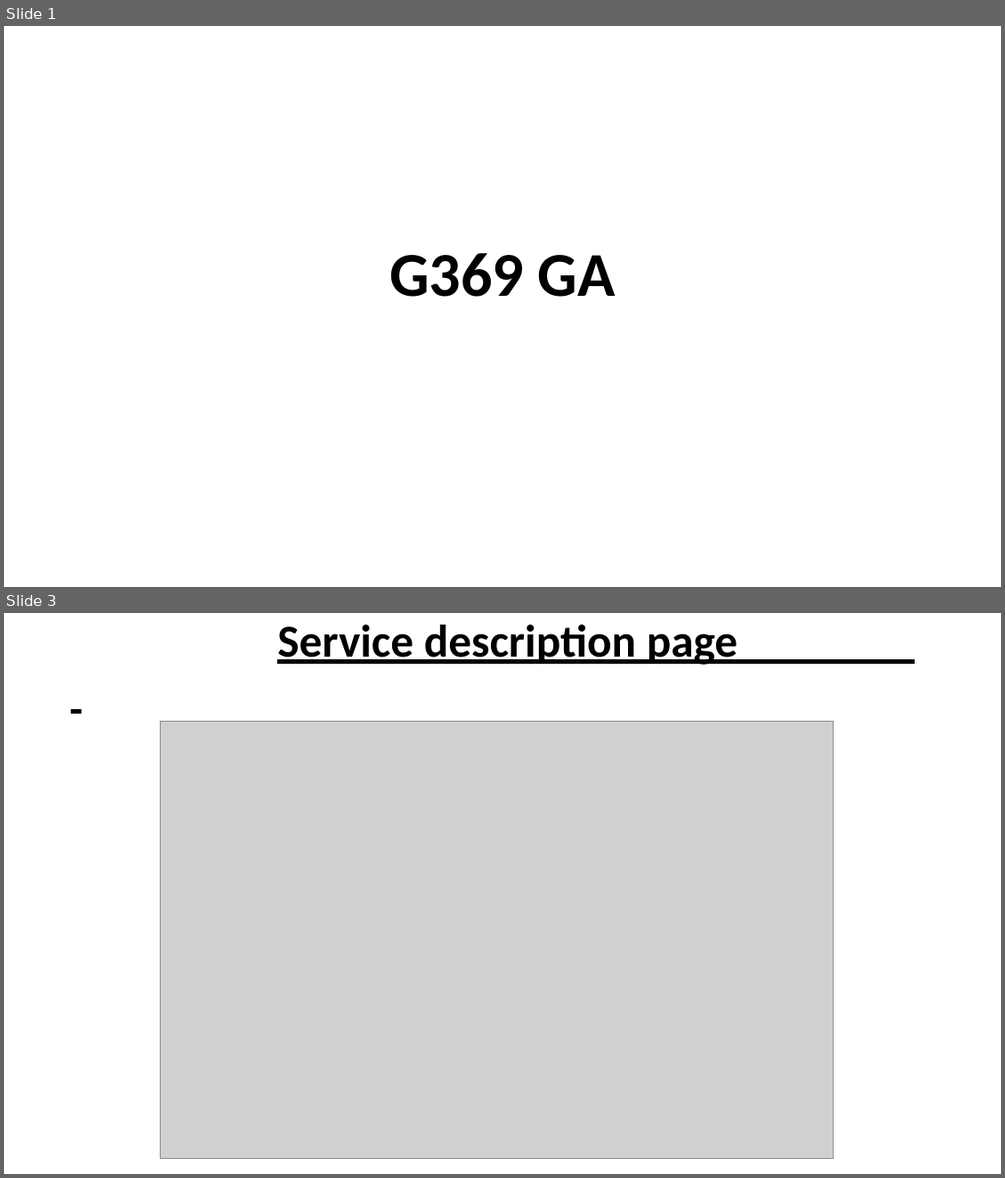
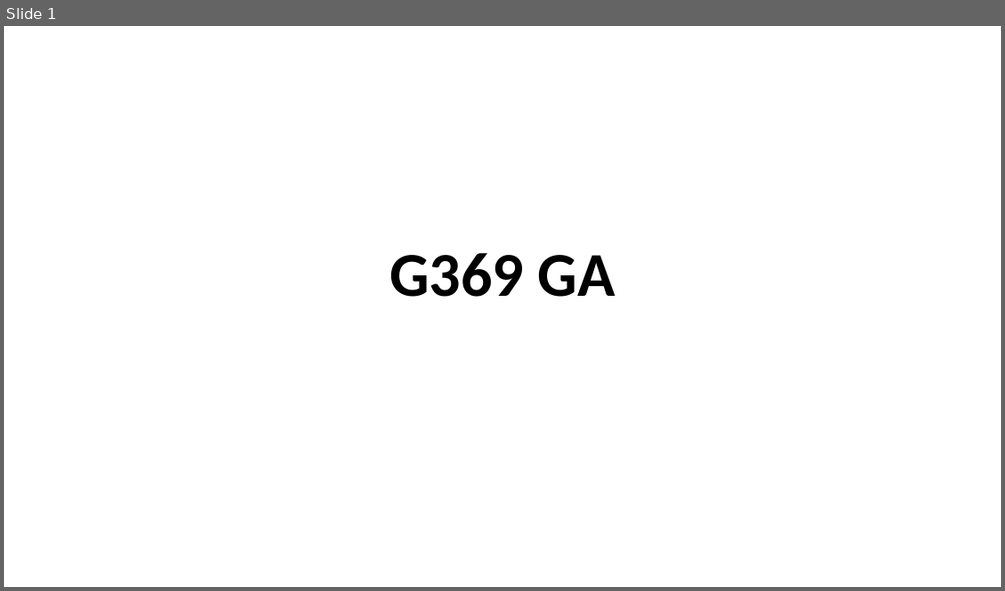
Before and after one commit to 22020771-Teo-KaiXin/22020771-TeoKaixin-C369-3D-E63C-A-GA, a slide deck: G369 GA.pptx. Shown one above the other, each under a label of ours: slides 1 and 3 before the commit, slide 1 after it; the slides between them are not shown. The pictures are 1005x1178 and 1005x591 pixels, drawn with LibreOffice and Linux fonts; fonts in the diff are those of the drawing; grey boxes stand for pictures. Boxes give left, top, right and bottom in pixels: in the first picture for what was removed or moved away, otherwise in the second. Text is boxed around its words. In the diff, an @@ line names an element or a change of style, - is before the commit and + after.

```diff
--- a/G369 GA.pptx
+++ b/G369 GA.pptx
@@ slide 3 removed at [4,613,1001,1174], background #FFFFFF @@
@@ title removed at [277,625,737,665] @@
-Service description page
@@ picture removed at [161,722,833,1159] @@
```
Also in this commit, not shown: 8 slides changed, 7 slides added, 5 other slides removed.
